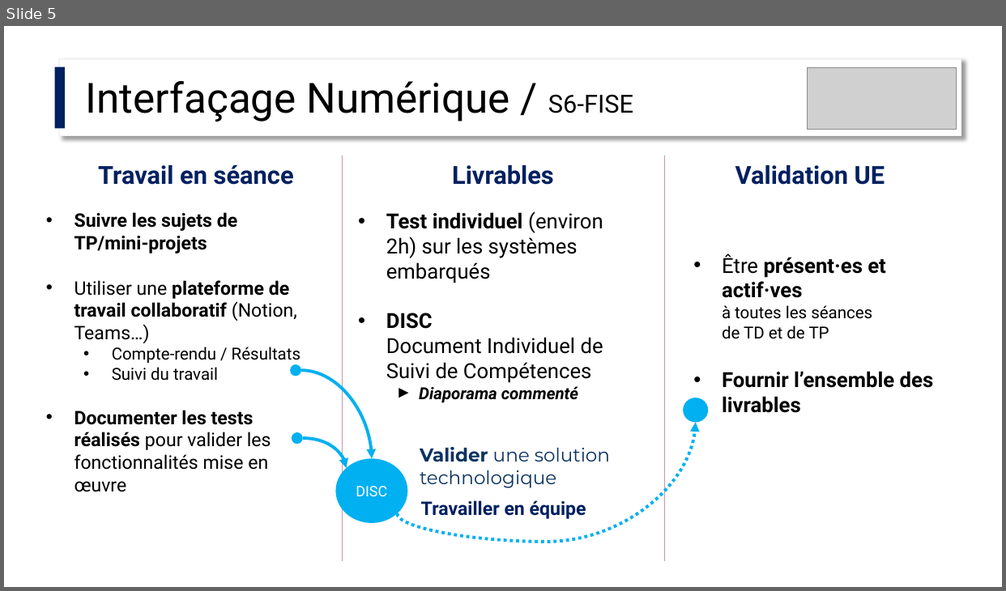
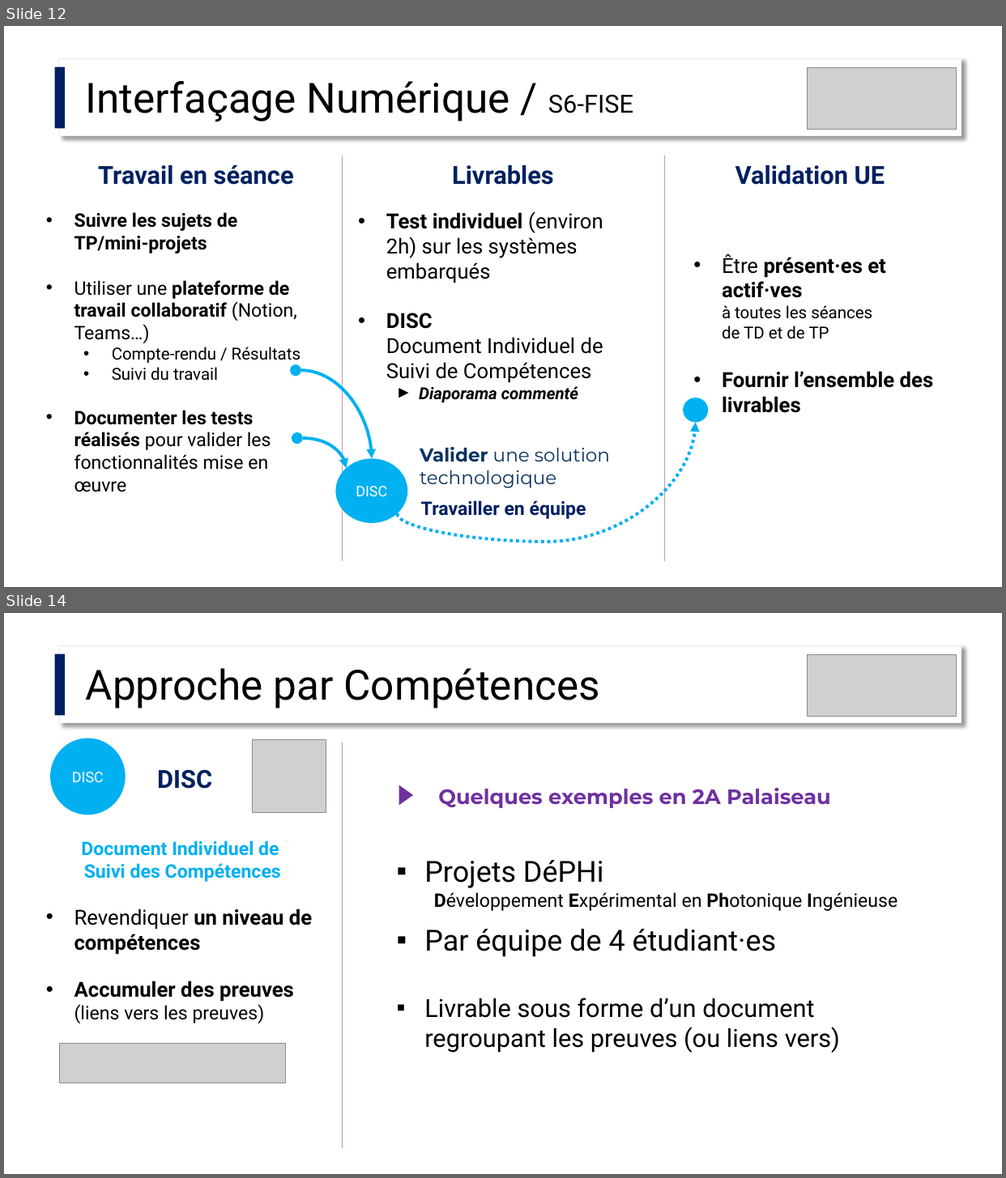
Before and after one commit to IOGS-Digital-Methods/semester-6, a slide deck: InterfacageNumerique/APC/S6_IntNum_APC.pptx. Shown one above the other, each under a label of ours: slide 5 before the commit, slides 12 and 14 after it; the slides between them are not shown. The pictures are 1006x591 and 1006x1178 pixels, drawn with LibreOffice and Linux fonts; fonts in the diff are those of the drawing; grey boxes stand for pictures. Boxes give left, top, right and bottom in pixels: in the first picture for what was removed or moved away, otherwise in the second. Text is boxed around its words. In the diff, an @@ line names an element or a change of style, - is before the commit and + after.

```diff
--- a/InterfacageNumerique/APC/S6_IntNum_APC.pptx
+++ b/InterfacageNumerique/APC/S6_IntNum_APC.pptx
@@ slide 14 added at <box>4,613,1002,1174</box>, background #FFFFFF @@
@@ rectangle added at <box>55,654,66,716</box>, fill #002060 @@
@@ rectangle added at <box>59,646,961,723</box>, fill #FFFFFF, outline #F2F2F2 1 pt @@
@@ picture added at <box>808,655,957,717</box> @@
@@ text added at <box>86,668,600,709</box>, 40 pt, text #000000 @@
+Approche par Compétences
@@ ellipse added at <box>50,738,126,815</box>, fill #00B0F0, 14 pt, text #FFFFFF @@
+DISC
@@ picture added at <box>253,740,326,813</box> @@
@@ line added from (343, 743) to (343, 1148), #C696A7 0.5 pt @@
@@ text added at <box>157,769,212,789</box>, 24 pt, text #002060, bold @@
+DISC
@@ triangle added at <box>399,786,414,806</box>, fill #7030A0 @@
@@ text added at <box>438,788,831,808</box>, 20 pt, text #7030A0, bold @@
+Quelques exemples en 2A Palaiseau
@@ text added at <box>74,841,312,1024</box>, 18 pt, text #000000, bold @@
+Document Individuel de
+Suivi des Compétences
+• Revendiquer un niveau de compétences
+• Accumuler des preuves (liens vers les preuves)
@@ text added at <box>424,860,897,911</box>, 18 pt, text #000000 @@
+▪ Projets DéPHi
+  Développement Expérimental en Photonique Ingénieuse
@@ text added at <box>424,929,840,1053</box>, 24 pt, text #000000 @@
+▪ Par équipe de 4 étudiant·es
+▪ Livrable sous forme d’un document regroupant les preuves (ou liens vers)
@@ picture added at <box>59,1043,286,1083</box> @@
@@ what was slide 5 is now slide 12 @@
```
Also in this commit, not shown: 5 slides changed, 15 other slides added, 1 slide removed, 2 other files.
